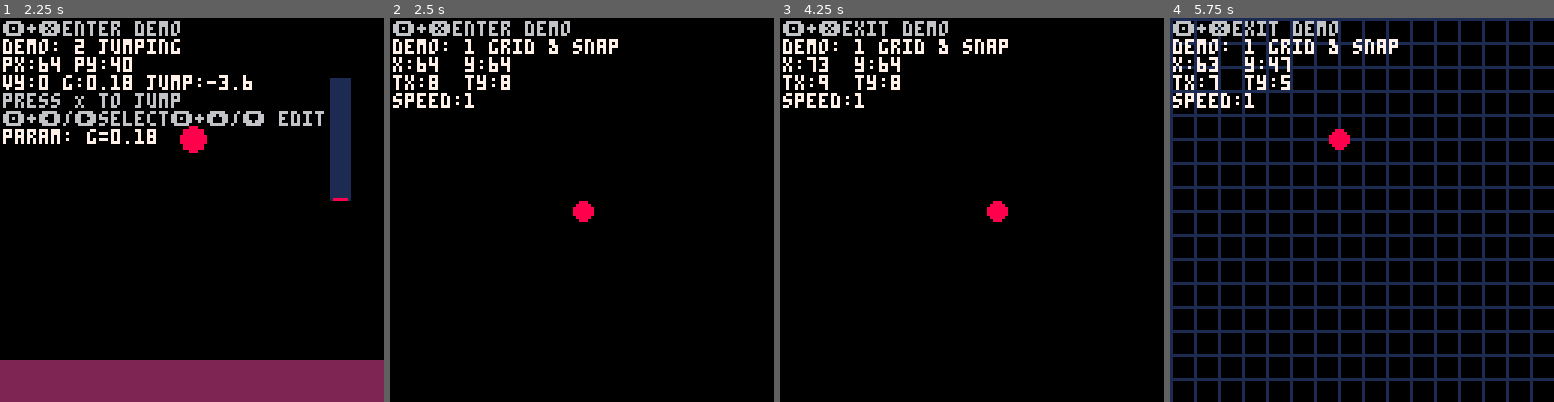
Above: before the commit, frames 1-4 (left to right).
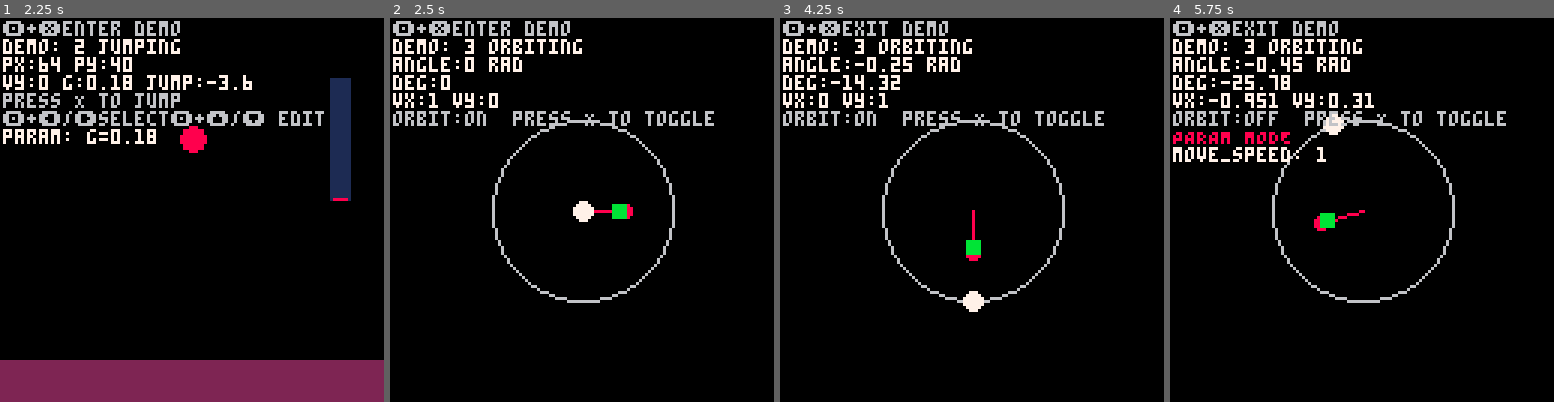
Above: after the commit, the same moments.

Repository: stunisher/pico8
Game: PICO-8 cartridge firstdemo.p8
Same seed, same stepped clock (60 frames per second), same inputs: the game is played once before the commit and once after it.
Inputs:
- Up to frame 1 (2.25 s): tap X (X key) at 0.33, 1.07, 1.85 s; tap O (Z key) at 0.7, 1.7, 2.1 s; hold Right 1.6-2.1 s; hold Up from 2.15 s (still down)
- Up to frame 2 (2.5 s): release Up at 2.42 s; hold Right from 2.47 s (still down)
- Up to frame 3 (4.25 s): tap O (Z key) every 0.4 s from 2.5 to 4.1 s; tap X (X key) at 2.97, 4.08 s; release Right at 3.03 s; hold Left 3.08-3.58 s; hold Down 3.63-3.97 s; hold Right from 4.02 s (still down)
- Up to frame 4 (5.75 s): tap O (Z key) every 0.4 s from 4.5 to 5.7 s; release Right at 4.68 s; hold Up 4.73-5.03 s; hold Left 5.08-5.68 s; tap X (X key) at 5.2 s; hold Down from 5.73 s (still down)

Frame 1 is identical in both runs. In frame 2, 4.6% of the frame differs, in the area x 0-85%, y 5-75%; in frame 3, 5.1%; in frame 4, 29%, in the area x 0-100%, y 0-100%.

Commit message:
Add 3rd demo

Diff:
--- a/firstdemo.p8
+++ b/firstdemo.p8
@@ -4,6 +4,7 @@
 #include firstdemo/demo.lua
 #include firstdemo/demo1.lua
 #include firstdemo/demo2.lua
+#include firstdemo/demo3.lua
 __gfx__
 00000000000000000000000000000000000000000000000000000000000000000000000000000000000000000000000000000000000000000000000000000000
 00000000000000000000000000000000000000000000000000000000000000000000000000000000000000000000000000000000000000000000000000000000
--- a/firstdemo/demo.lua
+++ b/firstdemo/demo.lua
@@ -1,7 +1,8 @@
 function _init()
     demos = {
         { name = "grid & snap", init = demo1_init, update = demo1_update, draw = demo1_draw },
-        { name = "jumping",     init = demo2_init, update = demo2_update, draw = demo2_draw }
+        { name = "jumping",     init = demo2_init, update = demo2_update, draw = demo2_draw },
+        { name = "orbiting",    init = demo3_init, update = demo3_update, draw = demo3_draw }
     }
     demo_count = #demos
     demo_i = 1
--- /dev/null
+++ b/firstdemo/demo3.lua
@@ -0,0 +1,114 @@
+function demo3_init()
+  cx, cy = 64, 64
+  a = 0              -- angle (radians)
+  px, py = cx, cy    -- moving point
+  r = 30             -- circle radius for orbit visualization
+  move_speed = 1.1
+  rot_speed = 0.05
+  arrow_scale = 14
+  orbit_mode = true  -- toggle: orbit vs free-move
+
+  params3 = {
+    {name="move_speed", val=move_speed, step=0.1, min=0.1, max=6},
+    {name="rot_speed",  val=rot_speed,  step=0.01, min=0.01, max=1},
+    {name="r",          val=r,          step=1,   min=4,   max=60},
+    {name="arrow_scale",val=arrow_scale,step=1,   min=4,   max=32}
+  }
+  param3_i = 1
+end
+
+function demo3_update()
+  -- PARAM MODE: hold O (btn4)
+  if btn(4) then
+    if was_pressed(0) then param3_i = (param3_i - 2) % #params3 + 1 end
+    if was_pressed(1) then param3_i = (param3_i) % #params3 + 1 end
+    if was_pressed(2) then params3[param3_i].val = min(params3[param3_i].max, params3[param3_i].val + params3[param3_i].step) end
+    if was_pressed(3) then params3[param3_i].val = max(params3[param3_i].min, params3[param3_i].val - params3[param3_i].step) end
+
+    -- sync to locals (simple)
+    move_speed = params3[1].val
+    rot_speed  = params3[2].val
+    r          = params3[3].val
+    arrow_scale= params3[4].val
+
+    return -- skip normal controls while editing
+  end
+
+  -- rotation controls
+  if btn(0) then a += rot_speed end -- left: rotate ccw
+  if btn(1) then a -= rot_speed end -- right: rotate cw
+
+  -- forward/back along angle
+  local vx = cos(a)
+  local vy = sin(a)
+  if btn(2) then -- up = forward
+    if orbit_mode then
+      -- if orbit_mode, just spin (advance angle) or move radius
+      a -= rot_speed -- small spin on up for orbit-mode, or leave empty
+    else
+      px += vx * move_speed
+      py += vy * move_speed
+    end
+  end
+  if btn(3) then -- down = backward
+    if not orbit_mode then
+      px -= vx * move_speed
+      py -= vy * move_speed
+    end
+  end
+
+  -- toggle orbit/free-mode with X (btn5) single-press
+  if was_pressed(5) then orbit_mode = not orbit_mode end
+
+  -- if orbit mode, compute position from angle & radius
+  if orbit_mode then
+    px = cx + cos(a) * r
+    py = cy + sin(a) * r
+  end
+
+  -- clamp px/py to screen bounds (optional)
+  px = mid(0, px, 127)
+  py = mid(0, py, 127)
+end
+
+function demo3_draw()
+  -- background
+  cls()
+
+  -- unit circle
+  circ(cx, cy, r, 6)
+  -- arrow from center showing direction
+  local ax = cx + cos(a) * arrow_scale
+  local ay = cy + sin(a) * arrow_scale
+  line(cx, cy, ax, ay, 8)
+  circfill(ax, ay, 2, 8)
+
+  -- draw the moving point
+  circfill(px, py, 3, 7)
+
+  -- rotate a local point example: a small rectangle at local (12,0)
+  local lx, ly = 12, 0
+  local rx = cx + cos(a) * lx - sin(a) * ly
+  local ry = cy + sin(a) * lx + cos(a) * ly
+  rectfill(rx-2, ry-2, rx+2, ry+2, 11)
+
+  -- HUD
+  local deg = a * 180 / 3.141592653589793
+  print("angle:"..fmt(a,3).." rad", 1, 13, 7)
+  print("deg:"..fmt(deg,2), 1, 19, 7)
+  print("vx:"..fmt(cos(a),3).." vy:"..fmt(sin(a),3), 1, 25, 7)
+  print("orbit:"..(orbit_mode and "on" or "off").."  press X to toggle", 1, 31, 6)
+
+  -- param HUD when holding O (btn4) will be drawn by update logic (or you can draw it here)
+  if btn(4) then
+    local p = params3[param3_i]
+    print("PARAM MODE", 1, 37, 8)
+    print(p.name .. ": " .. tostring(fmt(p.val,3)), 1, 43, 7)
+  end
+end
+
+function normalize(dx,dy)
+  local l = sqrt(dx*dx + dy*dy)
+  if l > 0 then return dx / l, dy / l end
+  return 0,0
+end
